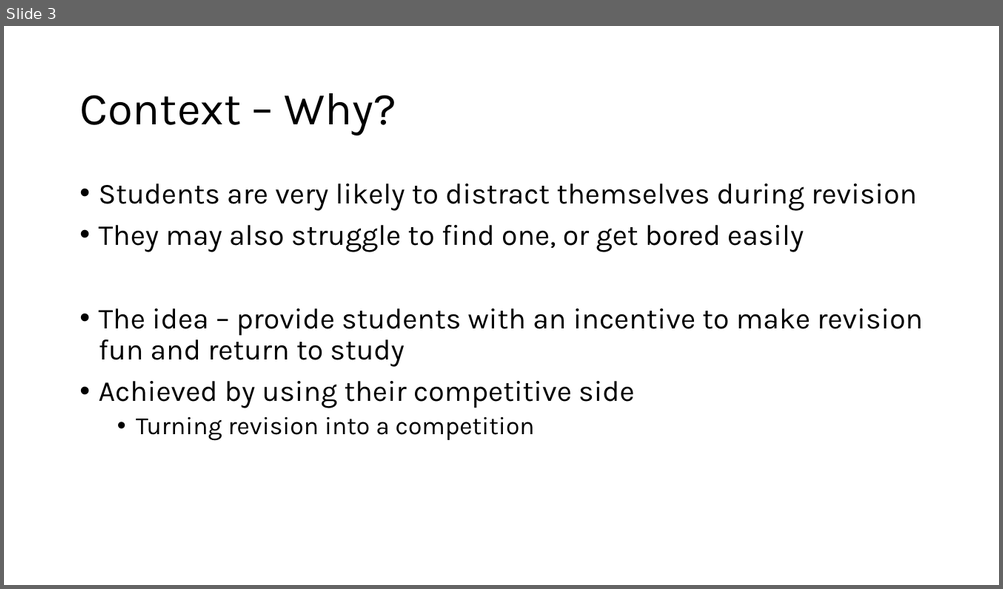
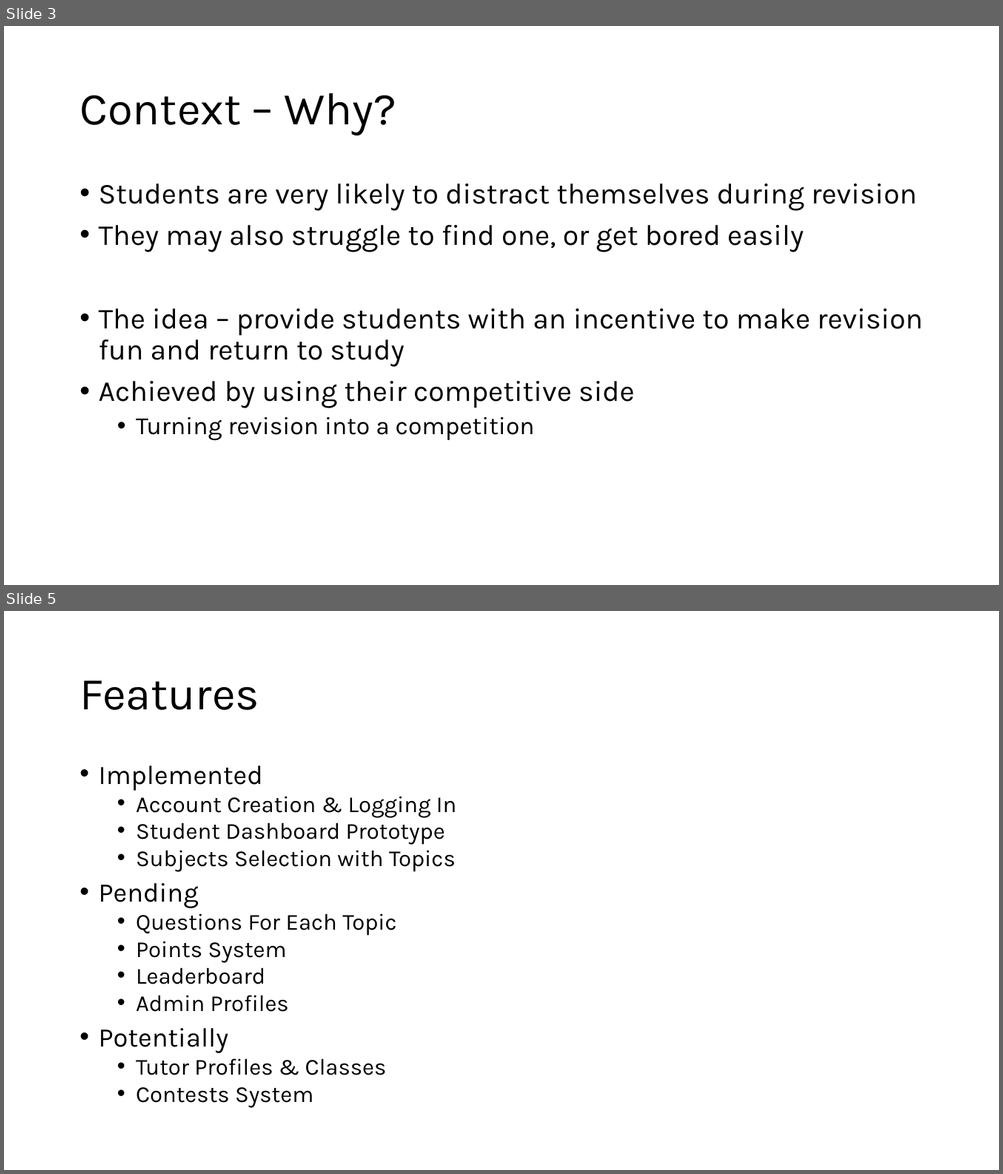
Before and after one commit to shahd9290/Competitive-Revision-Website, a slide deck: documents/Danyal Shah Interim Presentation.pptx. Shown one above the other, each under a label of ours: slide 3 before the commit, slides 3 and 5 after it; the slides between them are not shown. The pictures are 1003x589 and 1003x1174 pixels, drawn with LibreOffice and Linux fonts; fonts in the diff are those of the drawing. Boxes give left, top, right and bottom in pixels: in the first picture for what was removed or moved away, otherwise in the second. Text is boxed around its words. In the diff, an @@ line names an element or a change of style, - is before the commit and + after.

```diff
--- a/documents/Danyal Shah Interim Presentation.pptx
+++ b/documents/Danyal Shah Interim Presentation.pptx
@@ slide 5 added at <box>4,611,999,1170</box>, background #FFFFFF @@
@@ title added at <box>79,681,259,710</box>, 44 pt, text #000000 @@
+Features
@@ text added at <box>99,766,456,1108</box>, 22.2 pt, text #000000 @@
+• Implemented
+  • Account Creation & Logging In
+  • Student Dashboard Prototype
+  • Subjects Selection with Topics
+• Pending
+  • Questions For Each Topic
+  • Points System
+  • Leaderboard
+  • Admin Profiles
+• Potentially
+  • Tutor Profiles & Classes
+  • Contests System
```
Also in this commit, not shown: 1 slide changed, 1 other slide added, 2 slides removed.
